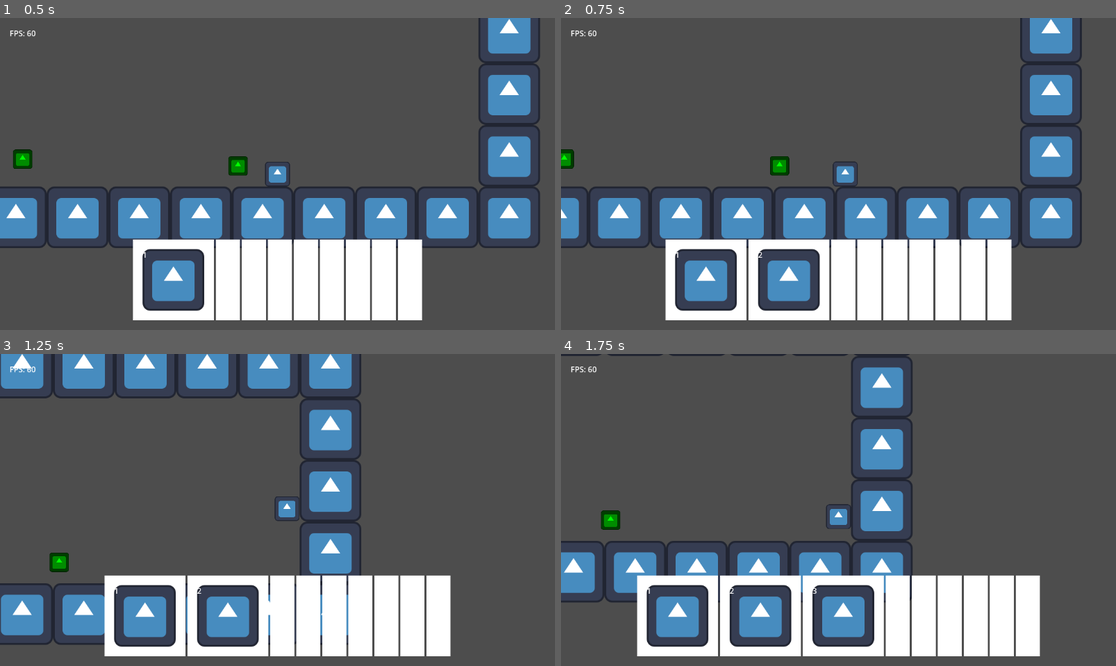
Above: before the commit, frames 1-4 (two rows, left to right).
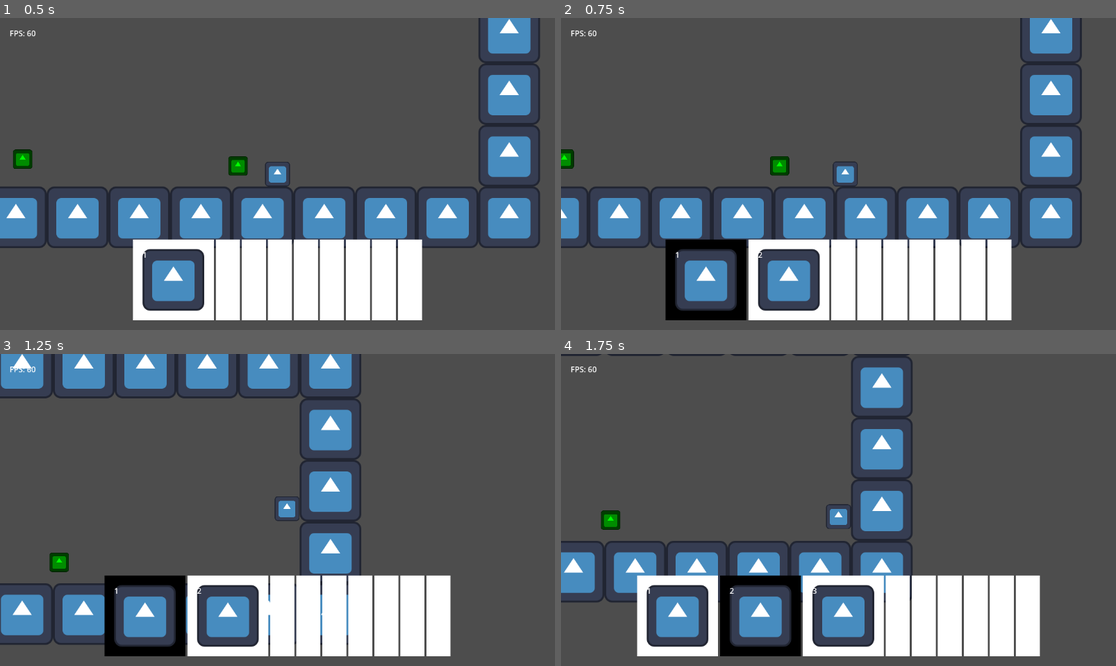
Above: after the commit, the same moments.

Repository: TheHumanMRP/RPG-Life-Tracker
Game: Godot game, scene res://Folders/Systems/Main/Scenes/main_scene.tscn
Two runs of this game, one before a commit and one after it. Both use one fixed random seed, a clock stepped at 60 frames per second and the inputs below. The engine's default icon, where the game draws it, is replaced by a stand-in: a white triangle on a blue panel in a dark square.
Inputs (mouse positions are in pixels of both pictures, inside the frame that each line leads up to):
- Up to frame 1 (0.5 s): no input
- Up to frame 2 (0.75 s): move the mouse to (733, 280) at 0.52 s; hold D (move_right) from 0.53 s (still down); tap I (add_test_sword) at 0.6 s; click (733, 280) at 0.67 s
- Up to frame 3 (1.25 s): keep holding D (move_right); tap Space (jump) at 0.77 s
- Up to frame 4 (1.75 s): keep holding D (move_right); move the mouse to (788, 616) at 1.27 s; tap I (add_test_sword) at 1.35 s; click (788, 616) at 1.42 s; tap Space (jump) at 1.52 s

Frame 1 is identical in both runs. In frame 2, 1.7% of the frame differs, in the area x 18-34%, y 70-97%; in frame 3, 1.7%; in frame 4, 1.7%.

Commit message:
Auto commit at 2026-07-05 20:12:00

Diff:
--- a/Folders/Systems/Inventory_System/Scripts/hotbar_logic.gd
+++ b/Folders/Systems/Inventory_System/Scripts/hotbar_logic.gd
@@ -32,7 +32,7 @@
 
 func connect_signals() -> void:
 	SignalBus.inventory_changed.connect(assaign_items_to_all_hotbars)
-	SignalBus.hotbar_changed.connect(hotbar_selected)
+	SignalBus.hotbar_selected.connect(hotbar_selected)
 
 # ============================================================================
 # Item Management
